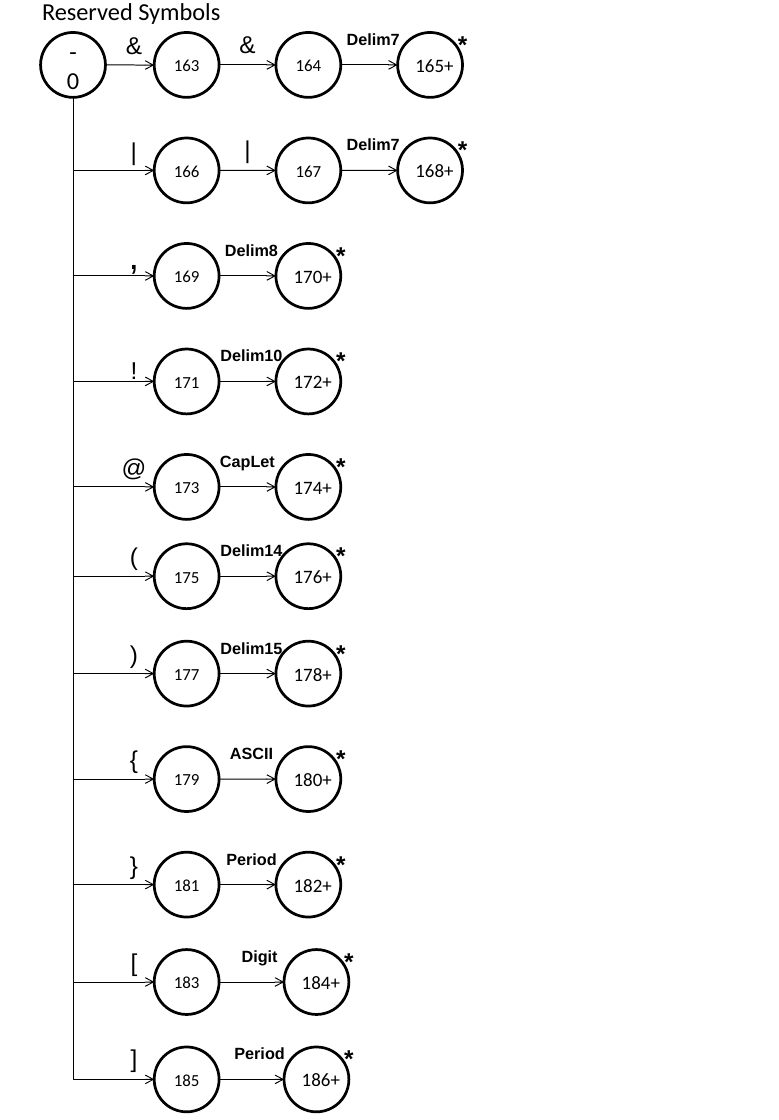
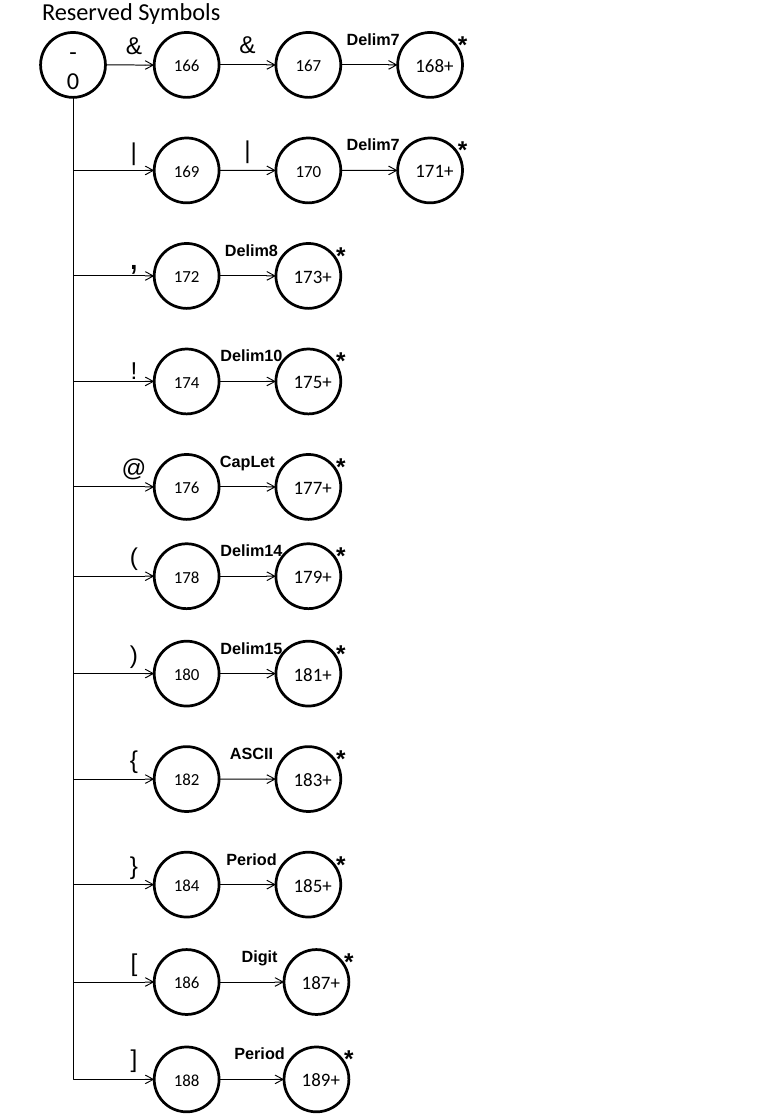
Before and after one commit to plmcsit/LexiCom, a slide deck: slide 1 of DOCUMENTATION/For Transitional Diagram.pptx. Drawn at 779x1120 pixels with LibreOffice and Linux fonts; fonts in the diff are those of the drawing. Boxes give left, top, right and bottom in pixels: in the first picture for what was removed or moved away, otherwise in the second. Text is boxed around its words. In the diff, an @@ line names an element or a change of style, - is before the commit and + after.

```diff
--- a/DOCUMENTATION/For Transitional Diagram.pptx
+++ b/DOCUMENTATION/For Transitional Diagram.pptx
@@ ellipse removed at box(154, 32, 219, 97) @@
-163
@@ 3 ellipses, 1 text: place and size @@
-3 ellipses, 1 text at box(154, 138, 453, 309)
+3 ellipses, 1 text at box(154, 32, 453, 204)
@@ ellipse removed at box(276, 32, 341, 97) @@
-164
@@ text removed at box(415, 59, 453, 72) @@
-165+
@@ ellipse added at box(276, 138, 341, 204), fill #FFFFFF, outline #000000 2 pt, 12.5 pt, text #000000 @@
+170
@@ text added at box(415, 164, 453, 177), 14 pt, text #000000 @@
+171+
@@ ellipse added at box(154, 243, 219, 309), fill #FFFFFF, outline #000000 2 pt, 12.5 pt, text #000000 @@
+172
@@ text at box(294, 270, 332, 283): text changed @@
-170+
+173+
@@ text in ellipse at box(174, 377, 200, 388): text changed @@
-171
+174
@@ text at box(294, 375, 332, 388): text changed @@
-172+
+175+
@@ text in ellipse at box(174, 481, 200, 493): text changed @@
-173
+176
@@ text at box(294, 481, 332, 494): text changed @@
-174+
+177+
@@ text in ellipse at box(174, 571, 200, 583): text changed @@
-175
+178
@@ text at box(294, 570, 332, 583): text changed @@
-176+
+179+
@@ text in ellipse at box(174, 668, 200, 680): text changed @@
-177
+180
@@ text at box(294, 668, 332, 681): text changed @@
-178+
+181+
@@ text in ellipse at box(174, 773, 200, 785): text changed @@
-179
+182
@@ text at box(294, 773, 332, 786): text changed @@
-180+
+183+
@@ text in ellipse at box(174, 879, 200, 891): text changed @@
-181
+184
@@ text at box(294, 879, 332, 892): text changed @@
-182+
+185+
@@ text in ellipse at box(174, 976, 200, 988): text changed @@
-183
+186
@@ text at box(302, 976, 340, 989): text changed @@
-184+
+187+
@@ text in ellipse at box(174, 1074, 200, 1086): text changed @@
-185
+188
@@ text at box(302, 1073, 340, 1086): text changed @@
-186+
+189+
```
Also in this commit, not shown: 2 other slides changed, 1 other file.
